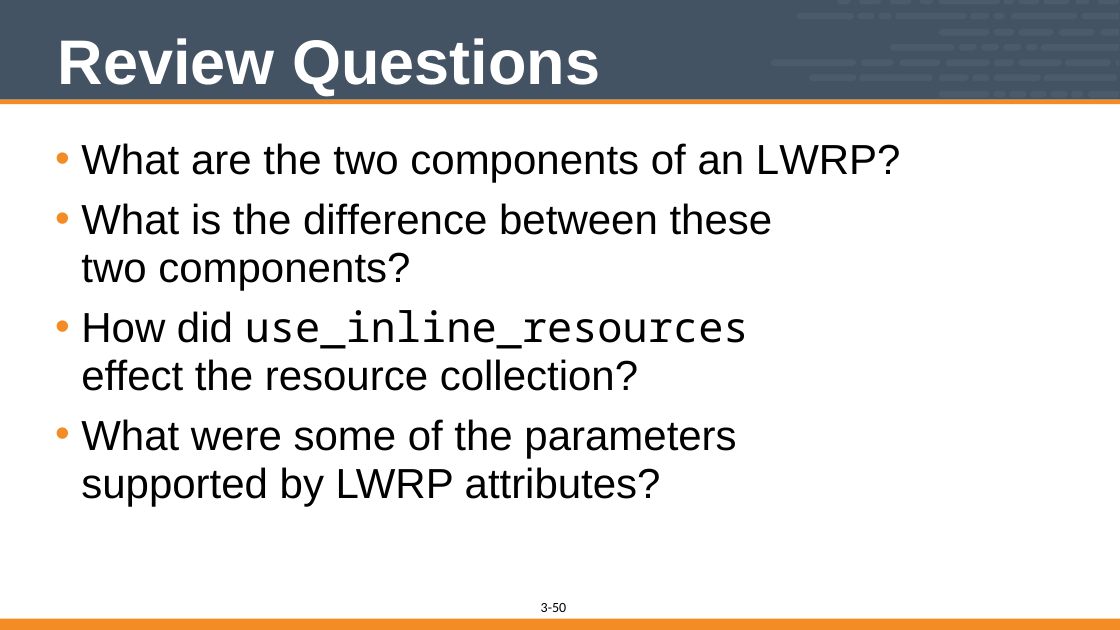
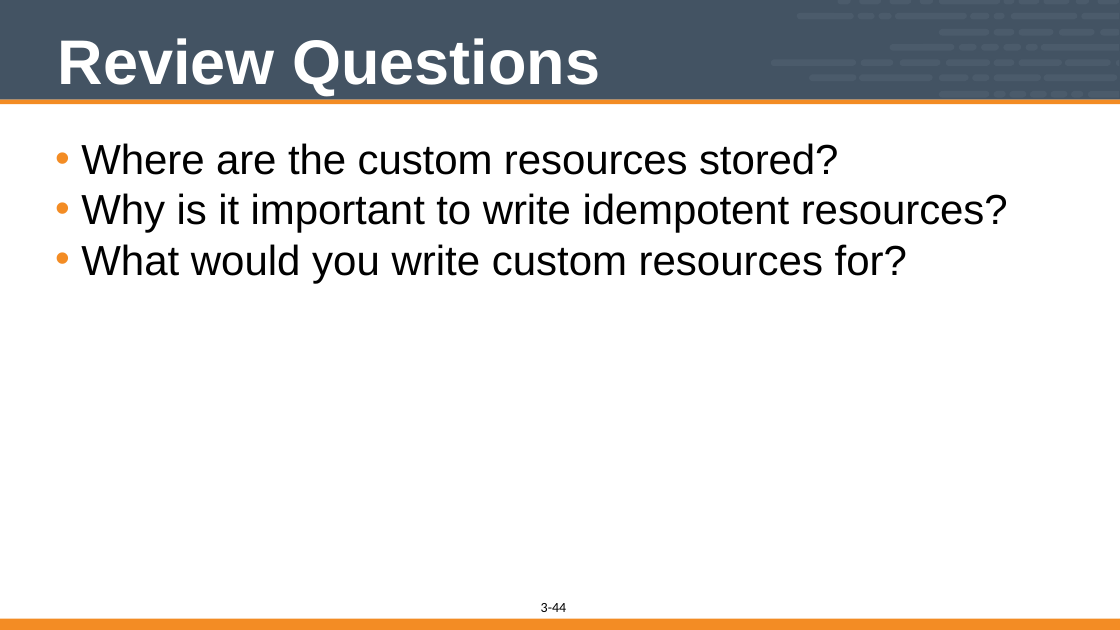
Before and after one commit to vinyar/chef-intermediate, a slide deck: slide 44 of 03-building_custom_resources.pptx (slide 50 before the commit). Drawn at 1120x630 pixels with LibreOffice and Linux fonts; fonts in the diff are those of the drawing. Boxes give left, top, right and bottom in pixels: in the first picture for what was removed or moved away, otherwise in the second. Text is boxed around its words. In the diff, an @@ line names an element or a change of style, - is before the commit and + after.

Commit message:
add support for new resource

```diff
--- a/03-building_custom_resources.pptx
+++ b/03-building_custom_resources.pptx
@@ text at [81, 143, 1008, 283]: text changed @@
-• What are the two components of an LWRP?
-• What is the difference between these two components?
-• How did use_inline_resources effect the resource collection?
-• What were some of the parameters supported by LWRP attributes?
+• Where are the custom resources stored?
+• Why is it important to write idempotent resources?
+• What would you write custom resources for?
@@ page number at [552, 603, 566, 612]: text changed @@
-50
+44
```
Also in this commit, not shown: 18 other slides changed, 6 slides removed, 1 other file.
